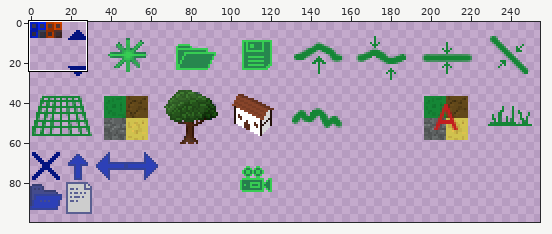
Sprite sheet, stored at data/gui.png. Above, an overview of the earlier version with the close-up marked.
Close-up. The starting point:
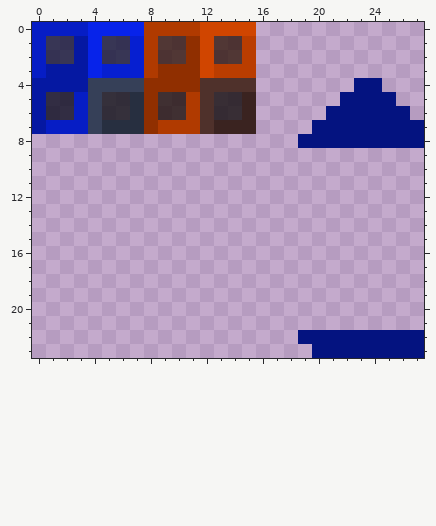
The file is 256x256 pixels. Pixels under 10% opacity are left out. Colours within 5 levels of each other are drawn and written as one. Shown: x 0..27, y 0..23. The wide view leaves out empty margins.
The same view after the edit:
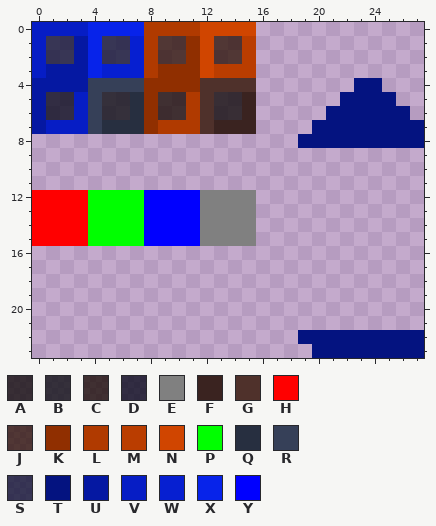
Palette (. is transparent): A #0d0807c3  B #090b0fc3  C #180a02c3  D #050719c3  E #808080  F #3a2320  G #4f312b  H #ff0000  J #2d1307c3  K #902f00  L #b03a00  M #ba3d00  N #d04500  P #00ff00  Q #272f40  R #364058  S #0d1231c3  T #041380  U #0518a2  V #061dc5  W #061fd1  X #0723ea  Y #0000ff
The author wrote: Fixes in texture tools
Edits made:
y 12..15: x 0..15 ................ -> HHHHPPPPYYYYEEEE
Changed places in both close-ups, as pixel boxes (x1, y1, x2, y2):
added: (32, 190, 256, 246)
